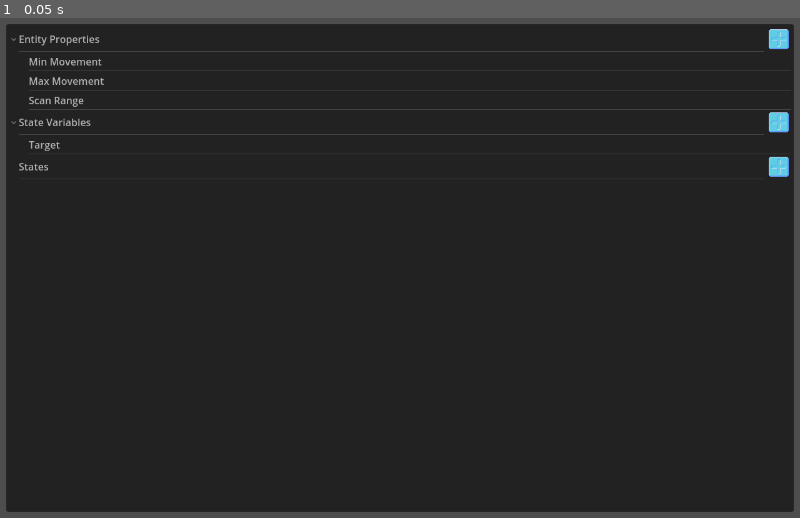
Above: before the commit, frame 1.
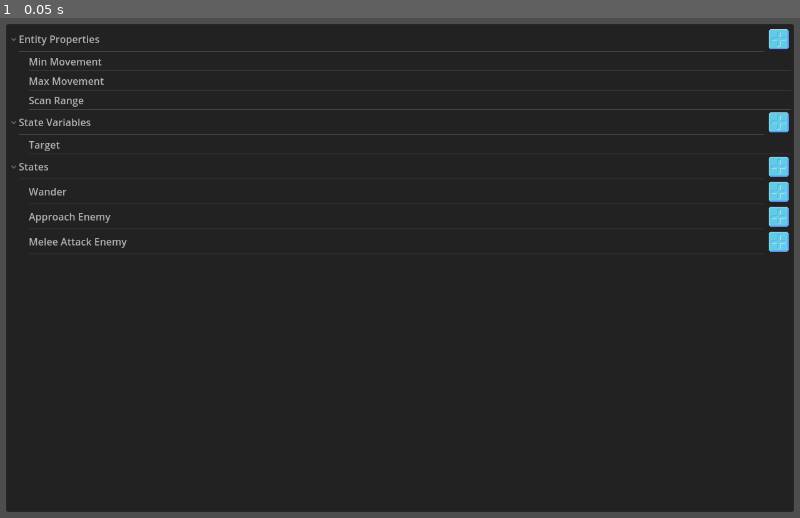
Above: after the commit, the same moment.

Repository: MichaelReel/GuiBotCoder
Game: Godot game, scene res://gui/code_gui.tscn
Two runs of this game, one before a commit and one after it. Both use one fixed random seed, a clock stepped at 60 frames per second and the inputs below. The project has no main scene, so this scene is started directly.
Inputs:
- Up to frame 1 (0.05 s): no input

The runs differ from the first frame. In frame 1, 0.5% of the frame differs, in the area x 1-99%, y 29-47%.

Commit message:
Added some bits and pieces

Diff:
--- /dev/null
+++ b/data/structures/behaviour.gd
@@ -0,0 +1,6 @@
+class_name AIBehaviour
+extends Node
+
+var behaviour_name: String
+var gui_tree_item: TreeItem
+var parent_state: AIState
--- /dev/null
+++ b/data/structures/entity.gd
@@ -0,0 +1,7 @@
+class_name AIEntity
+extends Node
+
+var gui_tree_item: TreeItem
+var properties: Array[AIProperty]
+var variables: Array[AIVariable]
+var states: Array[AIState]
--- /dev/null
+++ b/data/structures/property.gd
@@ -0,0 +1,6 @@
+class_name AIProperty
+extends Node
+
+var property_name: String
+var gui_tree_item: TreeItem
+var parent_entity: AIEntity
--- /dev/null
+++ b/data/structures/state.gd
@@ -0,0 +1,7 @@
+class_name AIState
+extends Node
+
+var state_name: String
+var gui_tree_item: TreeItem
+var parent_entity: AIEntity
+var behaviours: Array[AIBehaviour]
--- /dev/null
+++ b/data/structures/variable.gd
@@ -0,0 +1,6 @@
+class_name AIVariable
+extends Node
+
+var variable_name: String
+var gui_tree_item: TreeItem
+var parent_entity: AIEntity
--- a/gui/instruction_gui.gd
+++ b/gui/instruction_gui.gd
@@ -29,6 +29,12 @@
 
 	# Add sample variables
 	_add_variable(_variables_gui, "Target")
+
+	# Add sample states
+	_add_state(_states_gui, "Wander")
+	_add_state(_states_gui, "Approach Enemy")
+	_add_state(_states_gui, "Melee Attack Enemy")
+
 
 func _setup_expected_properties_section(root: TreeItem) -> TreeItem:
 	var properties: TreeItem = create_item(root)
@@ -63,6 +69,12 @@
 	var variable: TreeItem = create_item(variables)
 	variable.set_text(0, variable_name)
 
+
+func _add_state(states: TreeItem, state_name: String) -> TreeItem:
+	var state: TreeItem = create_item(states)
+	state.set_text(0, state_name)
+	state.add_button(0, plus_button_texture2d, ADD_ID, false, "Add Behaviour")
+	return state
 
 
 	#
Not shown, changed: README.md
